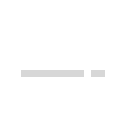
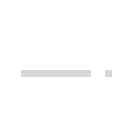
Layer changes from the first 140 x 140 image to the second:
removed layer "Pasted Layer" over left=84, top=70, right=112, bottom=77
painted on "Layer" over left=84, top=70, right=112, bottom=77
